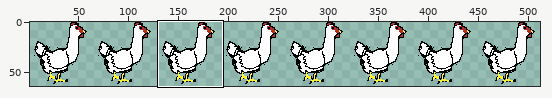
One commit to this sprite sheet: assets/chicken.png. The picture above shows the old version from afar; the outline marks the close-up.
Close-up. Before:
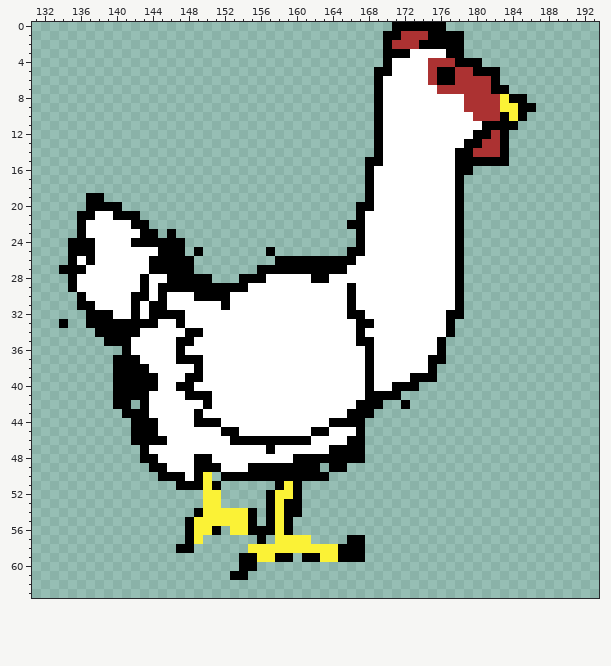
The file is 512x64 pixels. Shown: x 131..193, y 0..63. The wide view leaves out empty margins. The commit also changed other parts of the picture, which this record leaves out.
New version:
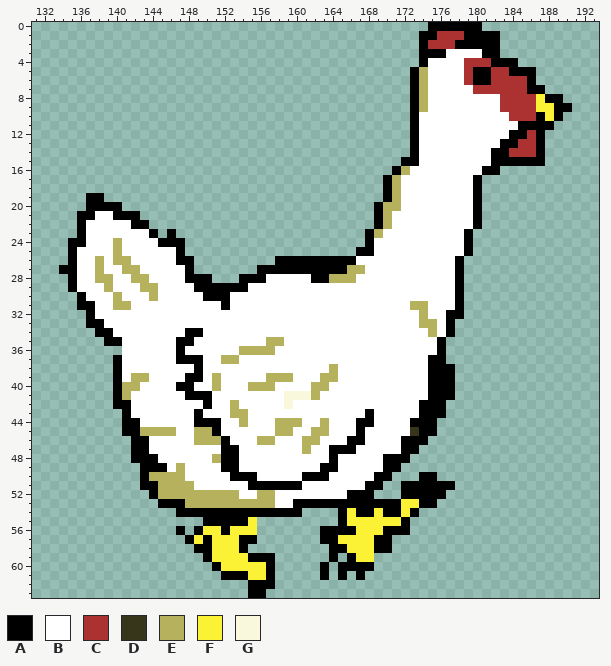
Palette (. is transparent): A #000000  B #ffffff  C #ac3232  D #37351a  E #b6b15d  F #fbf236  G #f9f7dc
Difference:
Changed rows in their new state; - is an unchanged pixel.
first column x 134:
 0 -------------------------------------....--AAAA----------
 1 ------------------------------------....A-CCCAAAA--------
 2 ------------------------------------....-CCC-AAAA--------
 3 ------------------------------------....AAABBBBAA--------
 4 ------------------------------------....ABBBBCCCAAA------
 5 -----------------------------------....AEBBBB---CCAAA----
 6 -----------------------------------....AEBBBB-AACCCCA----
 7 -----------------------------------....AE-BBBB--CCCCAA---
 8 -----------------------------------....AE----BBBBCCCCFAA-
 9 -----------------------------------....AE----BBBBCCCCFFAA
10 -----------------------------------....A------BBBBCCCAFA-
11 -----------------------------------....A-------BBBBAAAA--
12 -----------------------------------....A------BBBBAACA---
13 -----------------------------------....A-----BBBB-ACCA---
14 -----------------------------------....A----BBBBA-CCCA---
15 ----------------------------------....AA----BBBB--AAAA---
16 ----------------------------------...AE-----BBBAA--------
17 ----------------------------------..AE------BBA----------
18 ----------------------------------..AE------BBA----------
19 ----------------------------------..AE------BBA----------
20 ---------------------------------..AEE------BBA----------
21 ---------------------------------..AE-------BBA----------
22 --------------------------------...AE-------BBA----------
23 ---------B-----------------------.AE--------BA-----------
24 ---B--E-BBB----------------------.A---------BA-----------
25 --BB--E----BB--.-------.--------.-A---------BA-----------
26 ---BE-EE--BBB--------------------------------------------
27 --B-E--EE-BBBB------------------EE-----------------------
28 ----EE--EE--BB----------------EEE------------------------
29 -----E---EEBBBB-----------------B------------------------
30 ------E-BBEB---B----------------B------------------------
31 ------EEB-BB--------------------B------EE----------------
32 ----BB--B-BBBB------------------BB------E----------------
33 .----BBBBBB--B-------------------BB-----EE---------------
34 ------BBB------------------------B-------E---------------
35 -------B---------------EE--------BB----------------------
36 -------B------------EEEE----------B----------------------
37 -------BB---------EE--------------B----------------------
38 -------BBB--------------------E---B-------AA-------------
39 -------BEEB------E-----EEE---EE---B----BB-AA-------------
40 -------EEBB------E---EEE----EE----B--BBBBAAA-------------
41 -------EBB---------------GGGE-----BBBBBBBAAA-------------
42 --------BB---------E-----G-------BBBBBBBAAA--------------
43 --------BB---------EE-----------BB-BBBBBAAA--------------
44 -------A-BB---------E---EEE--EBBB-ABBBBAAA---------------
45 -------A-EEEE--EEABB----EE--EE----BBBBBDAA---------------
46 ----------BB---EEEABBBEEBBBEE-----BBBBAAA----------------
47 --------A---------AA---B---E-----BBBBBAA-----------------
48 --------A------BBEAA------BBBB-BBBBBAAA------------------
49 ---------A---E-BBBAA-BBBBBBBBA-BBBBBAA-------------------
50 ---------AEEEE-BBBB---BBBBB---BBBBBAA---AA---------------
51 ---------AAEEEEBBBBBBAAA-A-BBBBBBBAA--AAAAAA-------------
52 ----------AEEEEEEEEEBBEEBBBBBBBBAAA---AAAAA--------------
53 -----------AAAEEEEEEEEEEBB-AAAAAAAAAAAFFAA---------------
54 -------------AA-AAAAA-A-A------AFAAFAAFA-----------------
55 --------------..AAAAAF-...-----AFFFFFFA------------------
56 -------------A.A-FA--F....---AAAAFFFAAA------------------
57 ----------------AFFFAA.-....-AAFFFFAA--------------------
58 -------------..AAFFFA.........A-FFFAA--------------------
59 ----------------AFFFF-AA..-...A.-FF----------------------
60 -----------------AFFFFFA-----A-AAAA----------------------
61 ------------------A--FFA-----A-A-A-----------------------
62 ---------------------AAA---------------------------------
63 ---------------------AA----------------------------------
